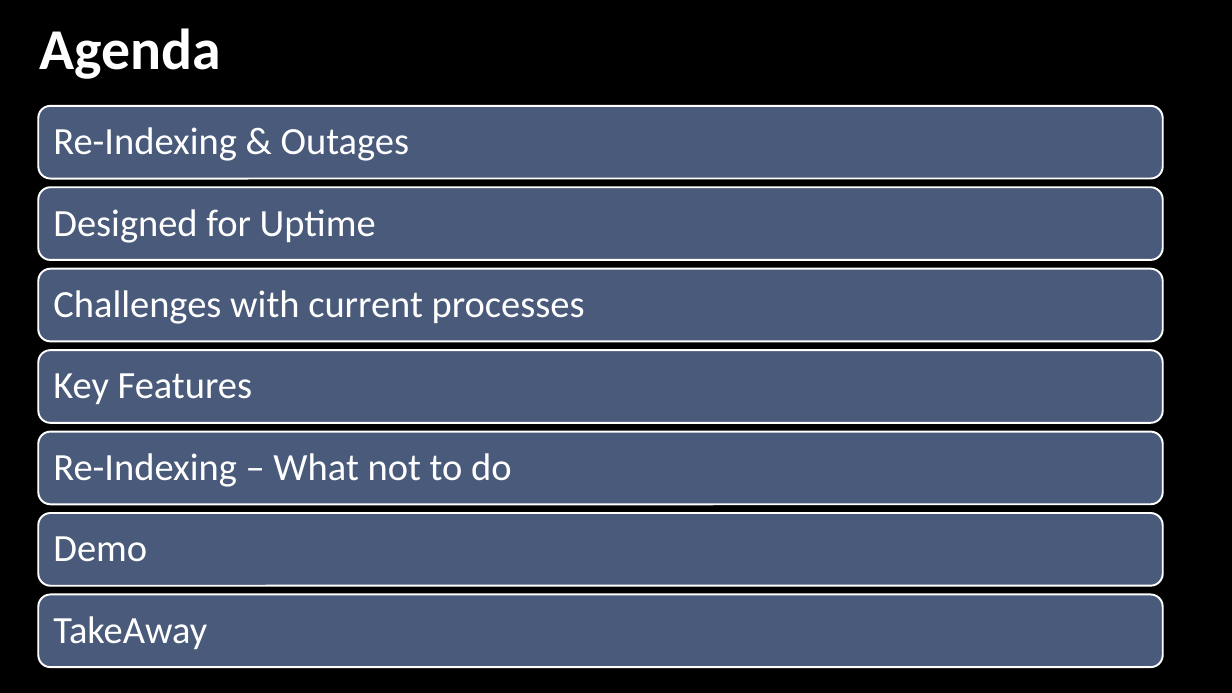
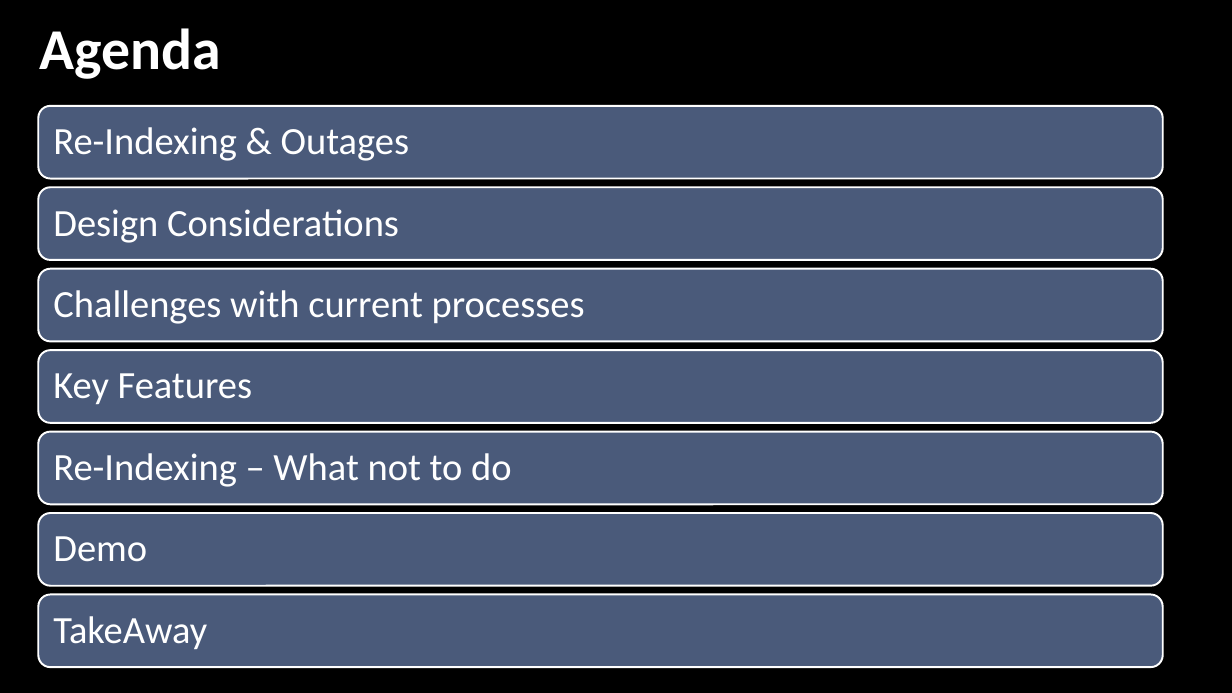
Before and after one commit to hedaprakash/SmartReindexing, a slide deck: slide 6 of Re-Indexing - The quest of ultimate automation.pptx. Drawn at 1232x693 pixels with LibreOffice and Linux fonts; fonts in the diff are those of the drawing; background and template pictures are left out. Boxes give left, top, right and bottom in pixels: in the first picture for what was removed or moved away, otherwise in the second. Text is boxed around its words. In the diff, an @@ line names an element or a change of style, - is before the commit and + after.

```diff
--- a/Re-Indexing - The quest of ultimate automation.pptx
+++ b/Re-Indexing - The quest of ultimate automation.pptx
@@ text at (53, 209, 399, 243): text changed @@
-Designed for Uptime
+Design Considerations
```
Also in this commit, not shown: 2 other slides changed.
